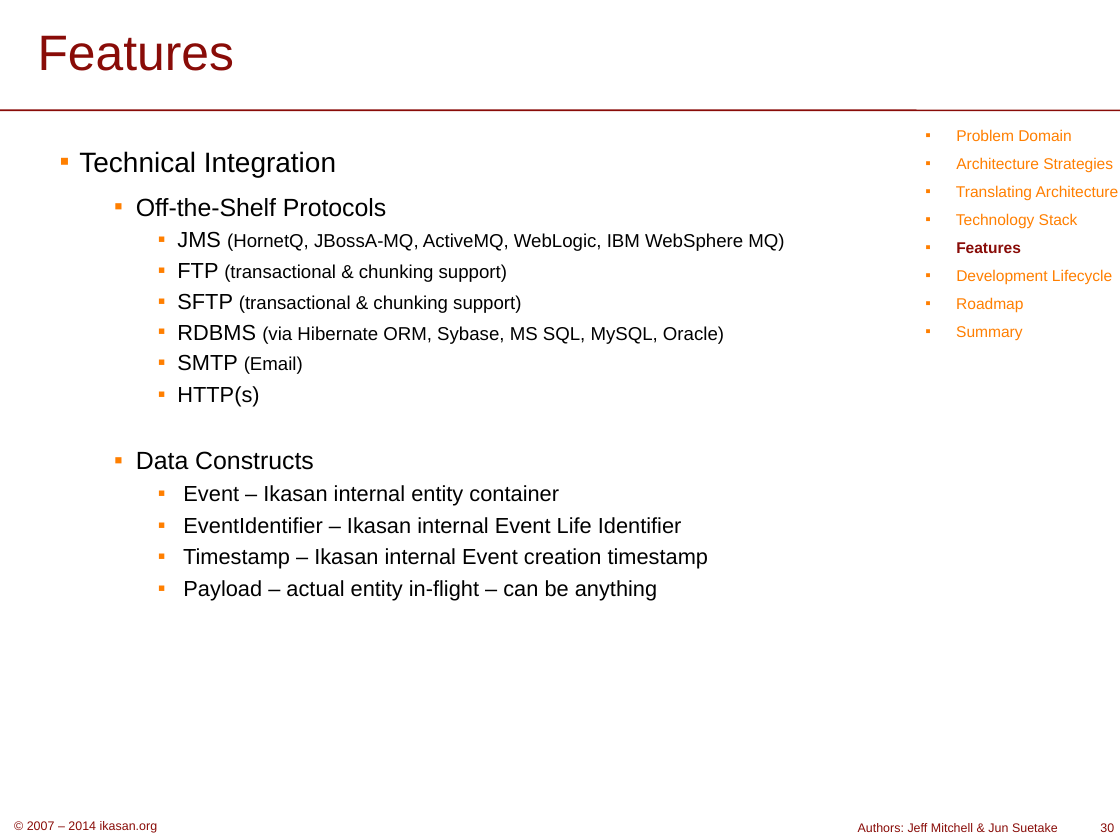
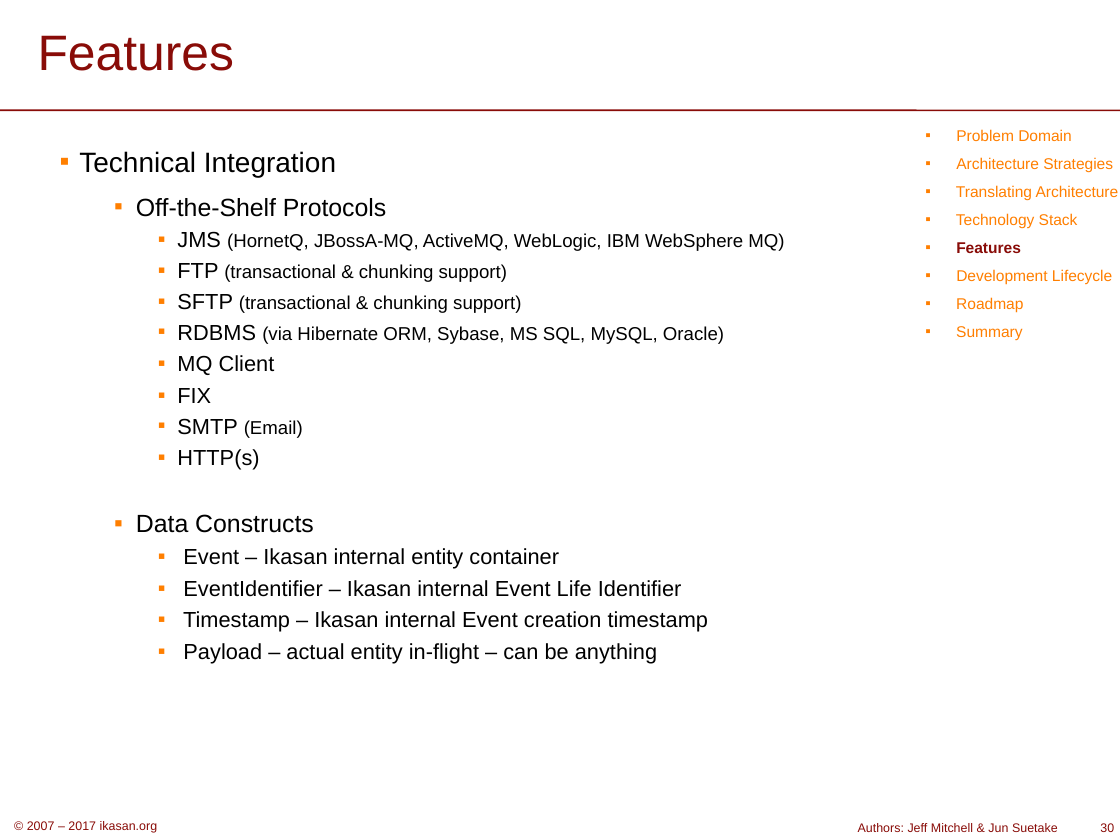
Before and after one commit to ikasanEIP/ikasan, a slide deck: slide 30 of docs/presentation/IkasanOverview.ppt. Drawn at 1120x840 pixels with LibreOffice and Linux fonts; fonts in the diff are those of the drawing; background and template pictures are left out. Boxes give left, top, right and bottom in pixels: in the first picture for what was removed or moved away, otherwise in the second. Text is boxed around its words. In the diff, an @@ line names an element or a change of style, - is before the commit and + after.

```diff
--- a/docs/presentation/IkasanOverview.ppt
+++ b/docs/presentation/IkasanOverview.ppt
@@ text at (177,355,275,403): paragraphs added @@
+    ▪ MQ Client
+    ▪ FIX
@@ text at (27,821,158,833): text changed @@
-© 2007 – 2014 ikasan.org
+© 2007 – 2017 ikasan.org
```
Also in this commit, not shown: 39 other slides changed, 1 slide removed, 26 other files.
